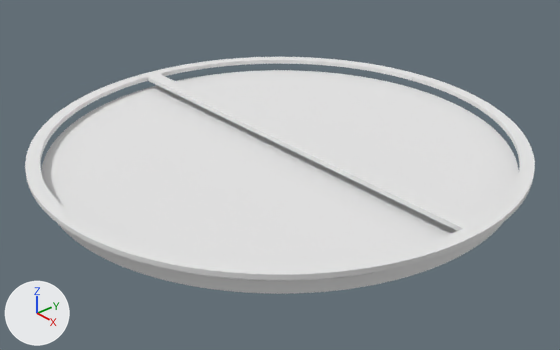
The Blender file useful/Equatorie.blend as it was, and as the next commit left it.
The view is the same before and after, from a 50 mm camera at (13.9, -12.09, 8.79) aimed at (0.28, -0.24, -0.46). The axes (+X, +Y, +Z) are drawn at lower left. The lights are the same throughout.

Before the edit, the objects in view are built like this:
```python
me_cube_001 = bpy.data.meshes.new('Cube.001')
me_cube_001.from_pydata(...)  # 5756 vertices, 4308 faces; spans x -1.1..1.1, y -33.6..33.6, z -0.6..0.6
me_cube_001.materials.append(mat_epicycle)  # white #e7e7e7
me_mesh = bpy.data.meshes.new('Mesh')
me_mesh.from_pydata(...)  # 2880 vertices, 2156 faces; spans x -1.0..1.0, y -1.0..1.0, z -0.03..0.03
me_mesh.materials.append(mat_base)  # its picture is missing
ob_base = bpy.data.objects.new('Base', me_mesh)
ob_base.location = (0.0, 0.0, 0.0)
ob_base.scale = (6.02, 6.02, 6.02)
ob_epicycle = bpy.data.objects.new('Epicycle', me_cube_001)
ob_epicycle.location = (0.0, 0.0, 0.45)
ob_epicycle.scale = (5.78, 0.189, 0.0942)
```
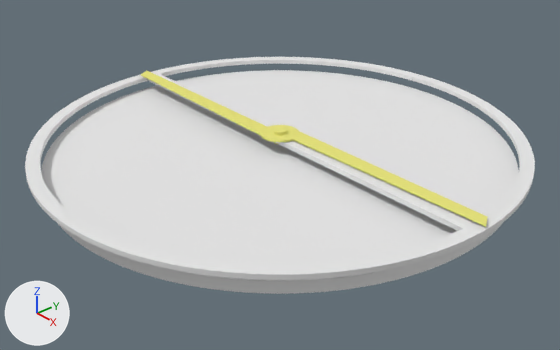
Commit message: Added pointer to the model

Boxes [x1, y1, x2, y2] around the edits, measured in the pictures (560 x 350 px):
'Pointer', added (yellow): after [141, 71, 487, 227]

What changed in the scene script:
```text
Add mat_pointer:
    mat_pointer = diffuse_material('Pointer')
    mat_pointer.base_color = (0.8, 0.775, 0.205)  # yellow #e7e47d
Add me_cube:
    me_cube.from_pydata(...)  # 292 vertices, 168 faces; spans x -3.3..0.7, y -3.8..1.2, z -8.7..21.6
    me_cube.materials.append(mat_pointer)  # yellow #e7e47d
Add ob_pointer:
    ob_pointer = bpy.data.objects.new('Pointer', me_cube)
    ob_pointer.location = (4.02, 0.27, 0.58)
    ob_pointer.scale = (3.09, 0.203, -0.0112)
```
